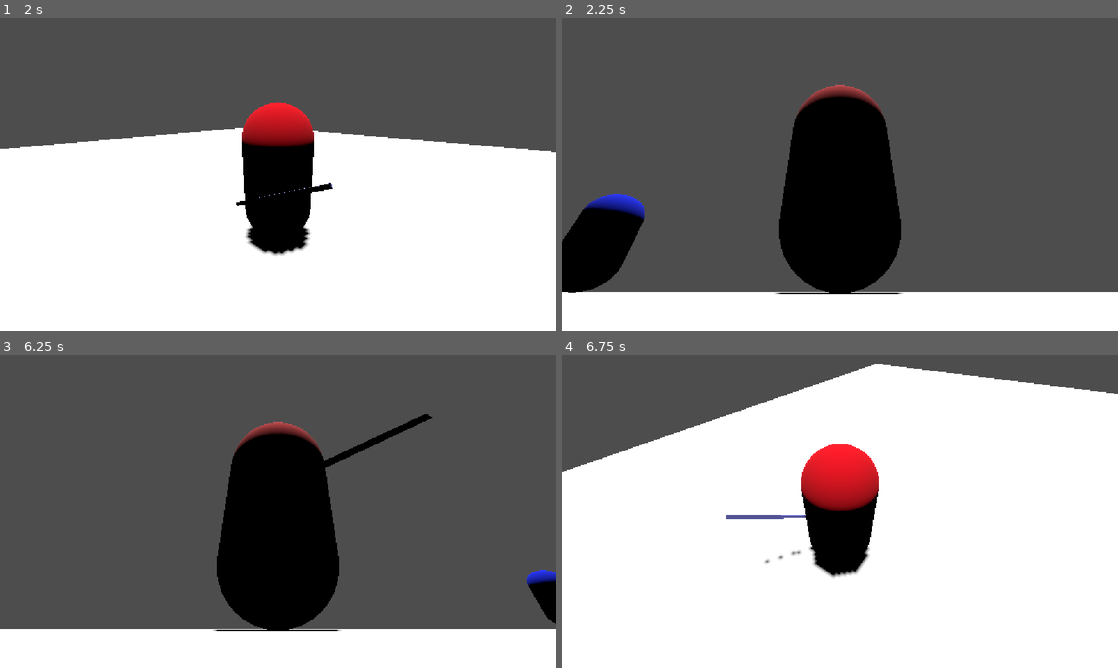
Above: before the commit, frames 1-4 (two rows, left to right).
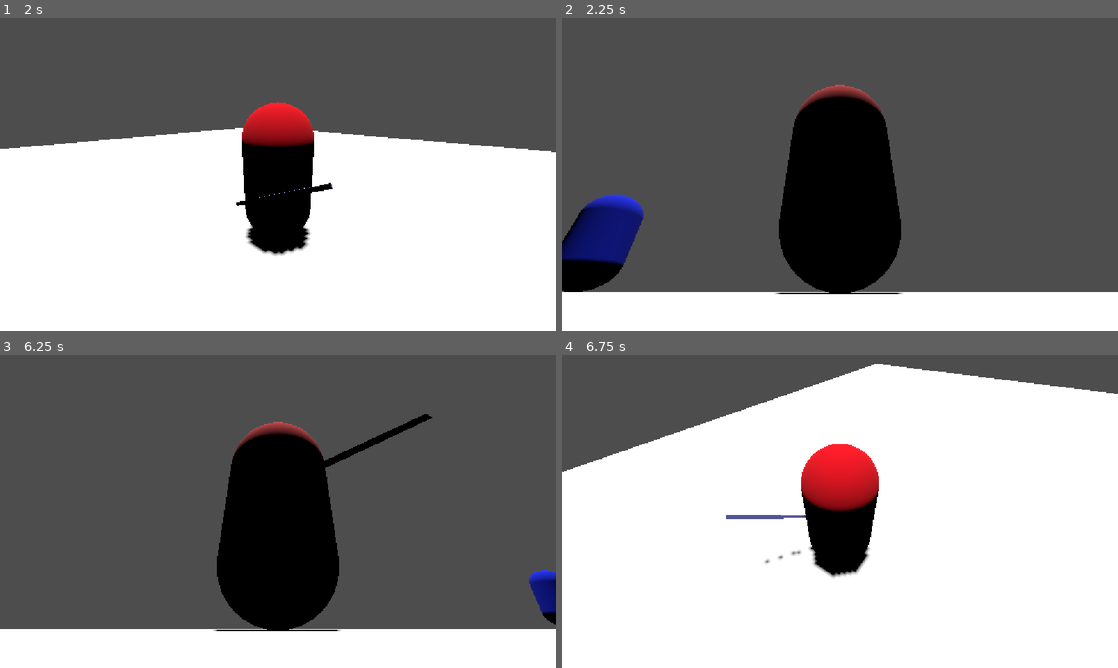
Above: after the commit, the same moments.

Repository: Gabaghooul/Dark-of-Curseness
Game: Godot game, scene res://main.tscn
Same seed, same stepped clock (60 frames per second), same inputs: the game is played once before the commit and once after it.
Inputs (mouse positions are in pixels of both pictures, inside the frame that each line leads up to):
- Up to frame 1 (2 s): tap Enter at 0.5 s; move the mouse to (400, 158) at 0.52 s; hold D (move_right) 0.53-1.28 s; click (400, 158) at 0.6 s; move the mouse to (166, 190) at 1.27 s; hold S (move_back) from 1.28 s (still down); click (166, 190) at 1.35 s
- Up to frame 2 (2.25 s): move the mouse to (895, 105) at 2.02 s; release S (move_back) at 2.03 s; hold D (move_right) from 2.03 s (still down); click (895, 105) at 2.1 s
- Up to frame 3 (6.25 s): move the mouse to (250, 574) at 2.77 s; release D (move_right) at 2.78 s; hold W (move_forward) 2.78-3.53 s; click (250, 574) at 2.85 s; tap Space at 3.5 s; move the mouse to (444, 558) at 3.52 s; hold A (move_left) 3.53-5.03 s; click (444, 558) at 3.6 s; move the mouse to (111, 464) at 4.27 s; click (111, 464) at 4.35 s; tap Enter at 5 s; move the mouse to (305, 511) at 5.02 s; hold S (move_back) 5.03-5.78 s; click (305, 511) at 5.1 s; move the mouse to (194, 433) at 5.77 s; hold D (move_right) from 5.78 s (still down); click (194, 433) at 5.85 s
- Up to frame 4 (6.75 s): move the mouse to (962, 495) at 6.52 s; release D (move_right) at 6.53 s; hold W (move_forward) from 6.53 s (still down); click (962, 495) at 6.6 s

Frame 1 is identical in both runs. In frame 2, 2.1% of the frame differs, in the area x 0-15%, y 56-88%; in frame 3, 0.4%; in frame 4, nothing differs.

Commit message:
Basic enemy attacking

Diff:
--- a/enemy.gd
+++ b/enemy.gd
@@ -1,12 +1,35 @@
 extends CharacterBody3D
 
 @export var hp = 100
+@export var damage = 10
+var connected_hits = []
 
-func take_damage(damage):
+@onready var timer: Timer = $Timer
+
+func _on_timeout() -> void:
+	attack()
+
+func take_damage(incoming_damage):
 	if hp > 0:
 		$AnimationPlayer.play("Hurt")
-		hp -= damage
+		hp -= incoming_damage
 		print("Enemy hit: ", hp, "/", 100)
 	if hp <= 0:
 		queue_free()
 		print("Enemy dead")
+
+func attack():
+	connected_hits = []
+	$AnimationPlayer.play("Attack")
+
+func enable_hitbox():
+	$VisualPivot/Hitbox.set_deferred("monitoring", true)
+
+func disable_hitbox():
+	$VisualPivot/Hitbox.set_deferred("monitoring", false)
+
+func _on_hitbox_area_entered(area: Area3D) -> void:
+	var target = area.get_parent()
+	if target.has_method("take_damage") && !connected_hits.has(target):
+		target.take_damage(damage)
+		connected_hits.append(target)
--- a/enemy.tscn
+++ b/enemy.tscn
@@ -10,6 +10,37 @@
 
 [sub_resource type="StandardMaterial3D" id="StandardMaterial3D_lhlqy"]
 albedo_color = Color(0.09019608, 0.1764706, 1, 1)
+
+[sub_resource type="SphereShape3D" id="SphereShape3D_2iv3x"]
+radius = 0.20844007
+
+[sub_resource type="Animation" id="Animation_qi2p4"]
+resource_name = "Attack"
+length = 0.7
+tracks/0/type = "rotation_3d"
+tracks/0/imported = false
+tracks/0/enabled = true
+tracks/0/path = NodePath("VisualPivot")
+tracks/0/interp = 1
+tracks/0/loop_wrap = true
+tracks/0/keys = PackedFloat32Array(0, 1, 0, 0, 0, 1, 0.2, 1, -0.10675911, 0, 0, 0.9942849, 0.4, 1, 0.30323485, 0, 0, 0.95291585, 0.62092733, 1, 0, 0, 0, 1)
+tracks/1/type = "method"
+tracks/1/imported = false
+tracks/1/enabled = true
+tracks/1/path = NodePath(".")
+tracks/1/interp = 1
+tracks/1/loop_wrap = true
+tracks/1/keys = {
+"times": PackedFloat32Array(0.4, 0.45),
+"transitions": PackedFloat32Array(1, 1),
+"values": [{
+"args": [],
+"method": &"enable_hitbox"
+}, {
+"args": [],
+"method": &"disable_hitbox"
+}]
+}
 
 [sub_resource type="Animation" id="Animation_7k104"]
 resource_name = "Hurt"
@@ -34,6 +65,7 @@
 
 [sub_resource type="AnimationLibrary" id="AnimationLibrary_4gyqm"]
 _data = {
+&"Attack": SubResource("Animation_qi2p4"),
 &"Hurt": SubResource("Animation_7k104"),
 &"RESET": SubResource("Animation_4gyqm")
 }
@@ -58,5 +90,22 @@
 mesh = SubResource("CapsuleMesh_2iv3x")
 surface_material_override/0 = SubResource("StandardMaterial3D_lhlqy")
 
+[node name="Hitbox" type="Area3D" parent="VisualPivot" unique_id=1815914194]
+collision_layer = 8
+collision_mask = 64
+monitoring = false
+
+[node name="CollisionShape3D" type="CollisionShape3D" parent="VisualPivot/Hitbox" unique_id=56925285]
+transform = Transform3D(1, 0, 0, 0, 1, 0, 0, 0, 1, 0, 0.54430795, 0.73633444)
+shape = SubResource("SphereShape3D_2iv3x")
+debug_color = Color(0.62458503, 0, 0.03876, 0.92200005)
+
 [node name="AnimationPlayer" type="AnimationPlayer" parent="." unique_id=1172209111]
 libraries/ = SubResource("AnimationLibrary_4gyqm")
+
+[node name="Timer" type="Timer" parent="." unique_id=103930429]
+wait_time = 2.0
+autostart = true
+
+[connection signal="area_entered" from="VisualPivot/Hitbox" to="." method="_on_hitbox_area_entered"]
+[connection signal="timeout" from="Timer" to="." method="_on_timeout"]
--- a/player.gd
+++ b/player.gd
@@ -1,5 +1,6 @@
 extends CharacterBody3D
 
+@export var hp = 100
 @export var speed = 14
 @export var acceleration = 4.0
 @export var fall_acceleration = 75
@@ -7,7 +8,7 @@
 @export_range(0.0, 1.0) var mouse_sensitivity = 0.01
 @export var tilt_limit = deg_to_rad(75)
 
-@onready var model := $CollisionShape3D as CollisionShape3D
+@onready var model := $Collision as CollisionShape3D
 @onready var spring_arm := $CameraPivot/SpringArm3D as SpringArm3D
 
 var target_velocity = Vector3.ZERO
@@ -46,3 +47,11 @@
 		spring_arm.rotation.x -= event.relative.y * mouse_sensitivity
 		spring_arm.rotation_degrees.x = clamp(spring_arm.rotation_degrees.x, -90.0, 30.0)
 		spring_arm.rotation.y -= event.relative.x * mouse_sensitivity
+
+func take_damage(damage):
+	if hp > 0:
+		hp -= damage
+		print("Player hit: ", hp, "/", 100)
+	if hp <= 0:
+		queue_free()
+		print("Player dead")
--- a/player.tscn
+++ b/player.tscn
@@ -4,6 +4,8 @@
 [ext_resource type="PackedScene" uid="uid://g0a4hkj3aifi" path="res://weapon.tscn" id="2_onrkg"]
 
 [sub_resource type="CapsuleShape3D" id="CapsuleShape3D_sh265"]
+
+[sub_resource type="CapsuleShape3D" id="CapsuleShape3D_2iv3x"]
 
 [sub_resource type="StandardMaterial3D" id="StandardMaterial3D_onrkg"]
 albedo_color = Color(0.98785347, 0, 0.114313714, 1)
@@ -14,8 +16,15 @@
 [node name="Player" type="CharacterBody3D" unique_id=1596719240]
 script = ExtResource("1_4flbx")
 
-[node name="CollisionShape3D" type="CollisionShape3D" parent="." unique_id=1964148594]
+[node name="Collision" type="CollisionShape3D" parent="." unique_id=1964148594]
 shape = SubResource("CapsuleShape3D_sh265")
+
+[node name="Hurtbox" type="Area3D" parent="." unique_id=195208850]
+collision_layer = 64
+collision_mask = 8
+
+[node name="CollisionShape3D" type="CollisionShape3D" parent="Hurtbox" unique_id=2053765549]
+shape = SubResource("CapsuleShape3D_2iv3x")
 
 [node name="Pivot" type="MeshInstance3D" parent="." unique_id=1417364264]
 mesh = SubResource("CapsuleMesh_4flbx")
